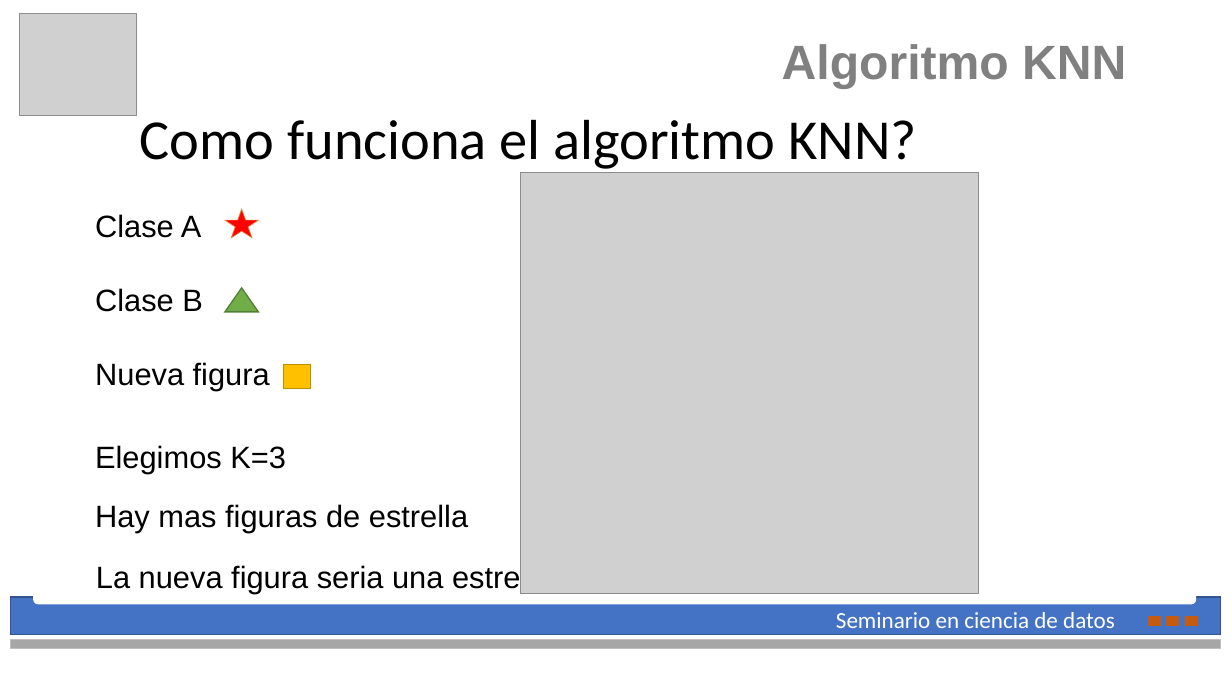
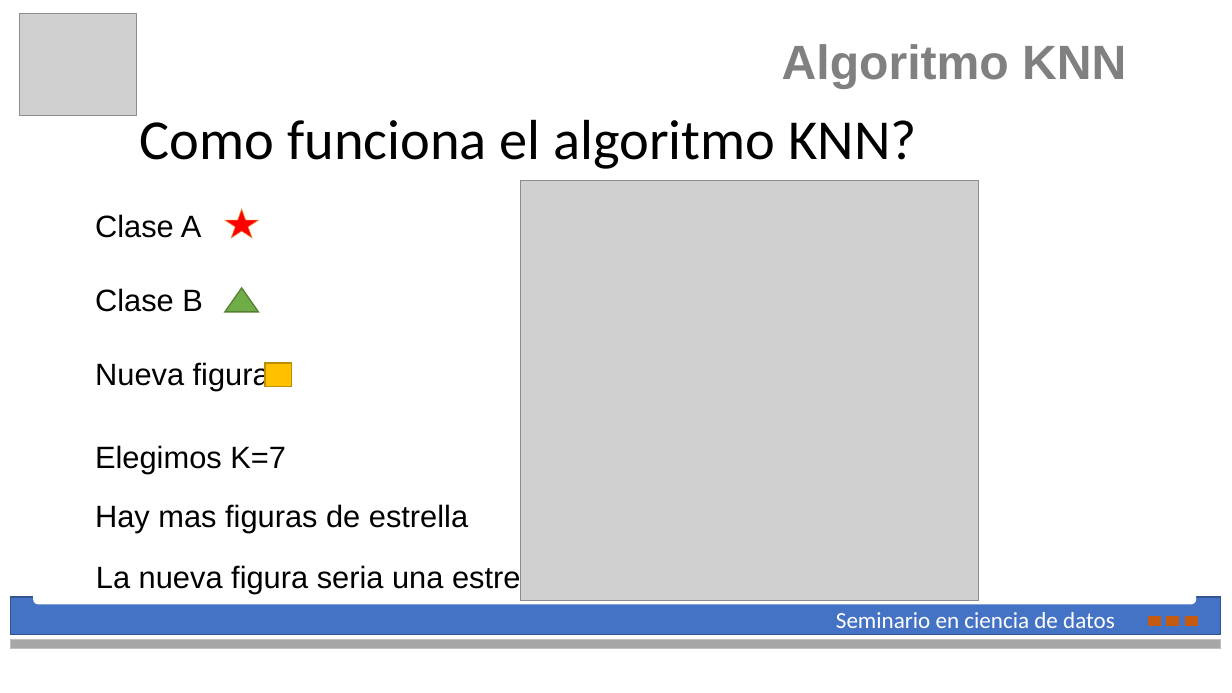
Before and after one commit to LuisaLopezVazquez/Seminario-Data-Science, a slide deck: slide 6 of Dia 1/3.-Machine Learning/Algoritmo KNN/Algoritmo KNN.pptx. Drawn at 1232x693 pixels with LibreOffice and Linux fonts; fonts in the diff are those of the drawing; grey boxes stand for pictures; background and template pictures are left out. Boxes give left, top, right and bottom in pixels: in the first picture for what was removed or moved away, otherwise in the second. Text is boxed around its words. In the diff, an @@ line names an element or a change of style, - is before the commit and + after.

```diff
--- a/Dia 1/3.-Machine Learning/Algoritmo KNN/Algoritmo KNN.pptx
+++ b/Dia 1/3.-Machine Learning/Algoritmo KNN/Algoritmo KNN.pptx
@@ picture: place and size @@
-picture at (520,173,979,593)
+picture at (520,180,979,601)
@@ rectangle: place and size @@
-rectangle at (284,365,311,389)
+rectangle at (265,363,292,387)
@@ text at (95,445,286,473): text changed @@
-Elegimos K=3
+Elegimos K=7
```
Also in this commit, not shown: 8 other files.
